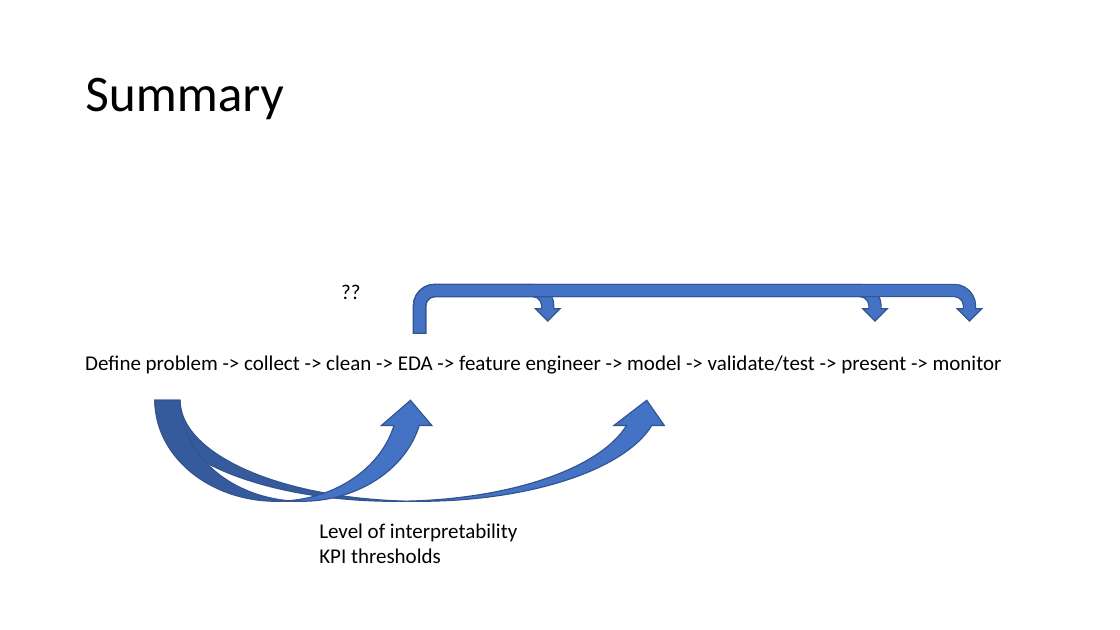
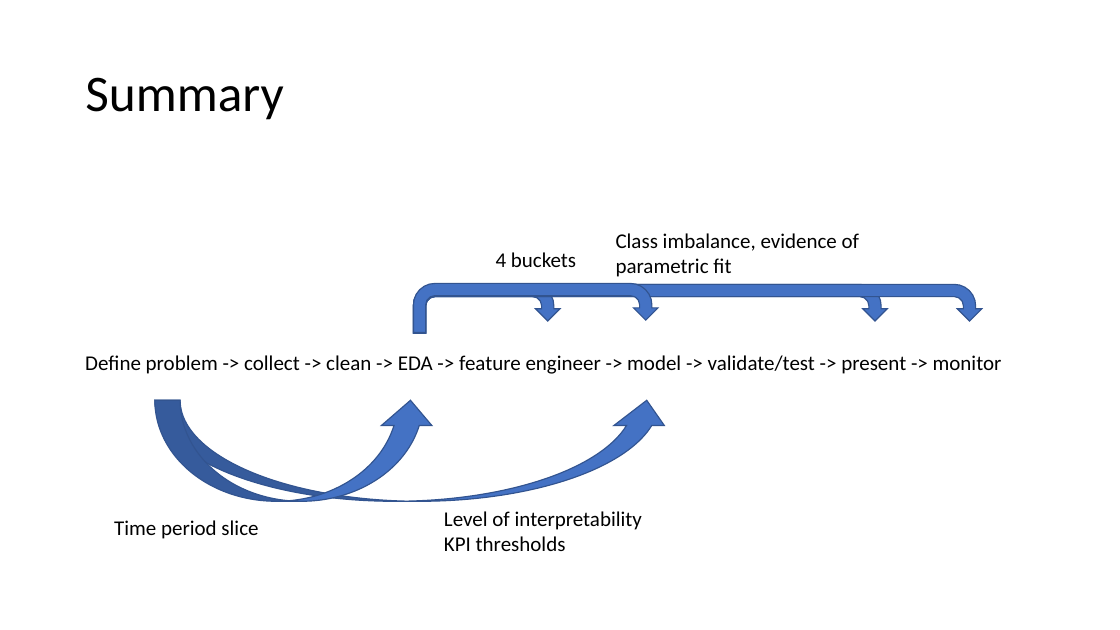
Before and after one commit to jtsw1990/datascience-eda-prezo, a slide deck: slide 17 of Problem Formulation & EDA.pptx (slide 12 before the commit). Drawn at 1120x630 pixels with LibreOffice and Linux fonts; fonts in the diff are those of the drawing. Boxes give left, top, right and bottom in pixels: in the first picture for what was removed or moved away, otherwise in the second. Text is boxed around its words. In the diff, an @@ line names an element or a change of style, - is before the commit and + after.

```diff
--- a/Problem Formulation & EDA.pptx
+++ b/Problem Formulation & EDA.pptx
@@ text added at <box>616,233,859,277</box>, 18 pt, text #000000 @@
+Class imbalance, evidence of parametric fit
@@ text at <box>496,252,576,267</box>: text changed @@
-??
+4 buckets
@@ uturn arrow added at <box>413,283,658,332</box>, fill #4472C4, outline #325491 1 pt @@
@@ text "Level of interpretability": place and size @@
-text "Level of interpretability" at <box>319,523,517,563</box>
+text "Level of interpretability" at <box>444,511,642,551</box>
@@ text added at <box>114,520,258,539</box>, 18 pt, text #000000 @@
+Time period slice
```
Also in this commit, not shown: 9 other slides changed, 6 slides added, 1 slide removed, 1 other file.
